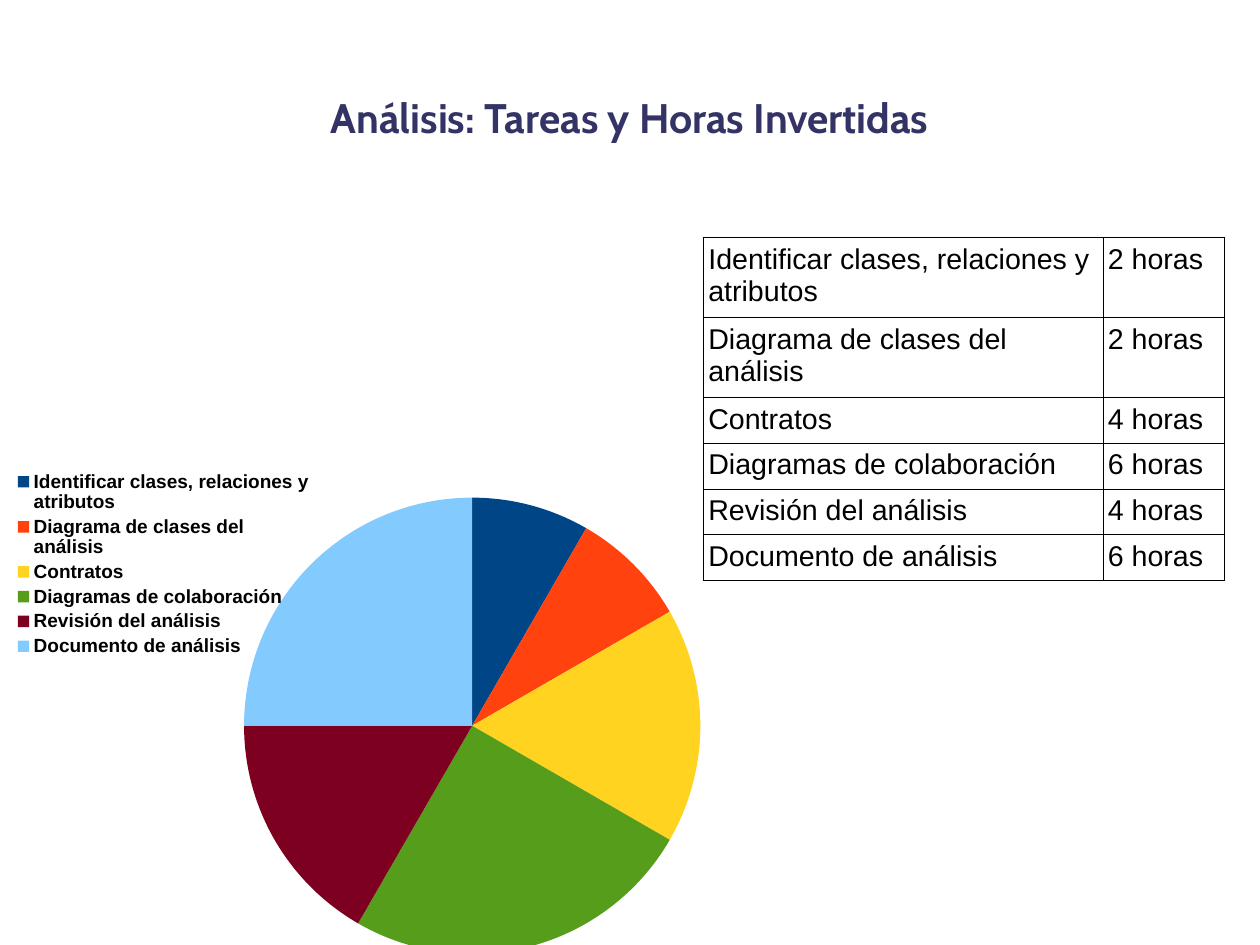
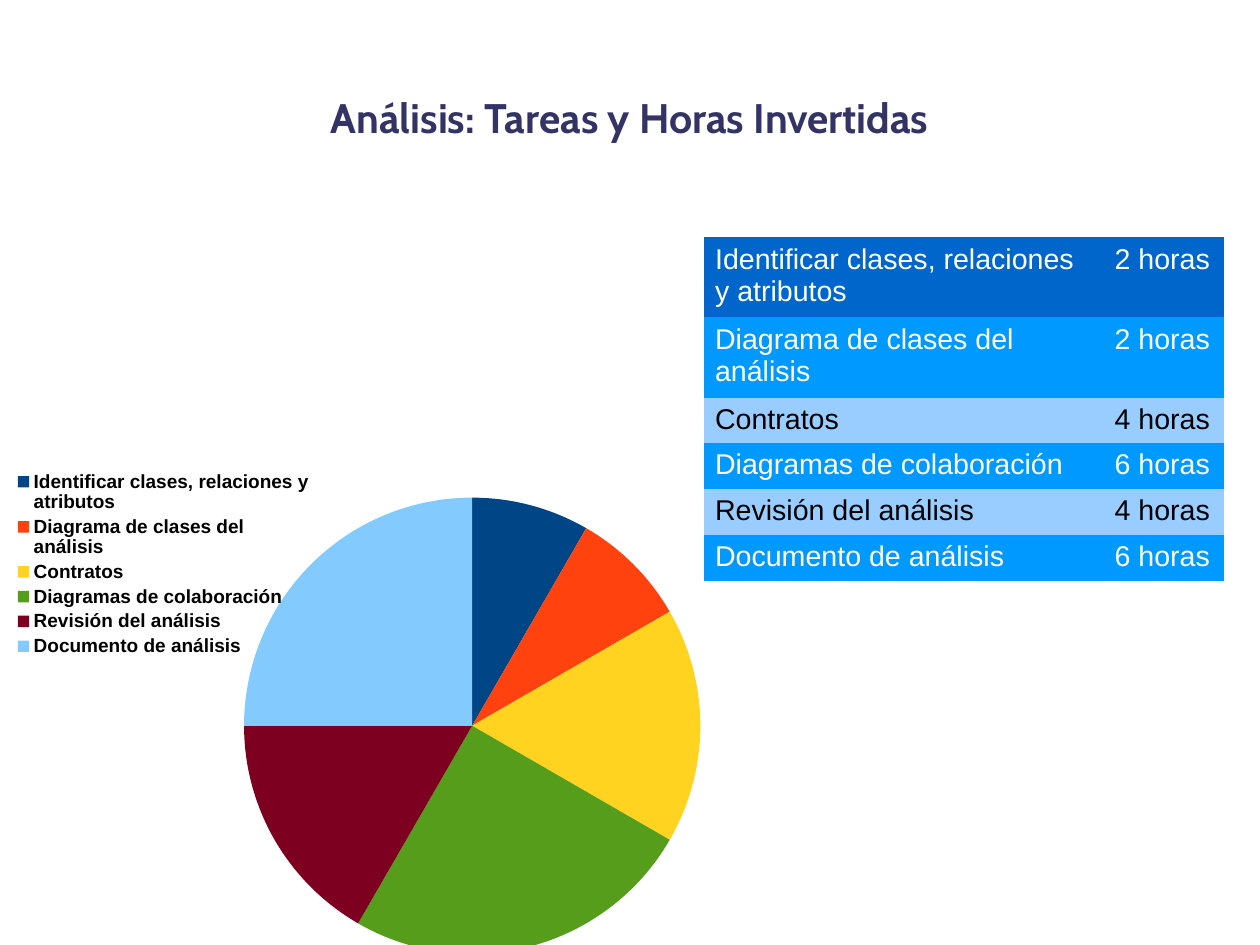
Before and after one commit to danoco78/touchteam, a slide deck: slide 12 of 1_iteracion/Planificación/Presentacion.odp. Drawn at 1260x945 pixels with LibreOffice and Linux fonts; fonts in the diff are those of the drawing; background and template pictures are left out. Boxes give left, top, right and bottom in pixels: in the first picture for what was removed or moved away, otherwise in the second. Text is boxed around its words. In the diff, an @@ line names an element or a change of style, - is before the commit and + after.

```diff
--- a/1_iteracion/Planificación/Presentacion.odp
+++ b/1_iteracion/Planificación/Presentacion.odp
@@ table at [704, 238, 1226, 571] @@
@@ fill none to #0066CC in row 1 @@
@@ fill none to #0099FF in 6 cells @@
@@ fill none to #99CCFF in 4 cells @@
@@ text colour #000000 to #FFFFFF in "Identificar clases, relaciones y atributos", "2 horas", "Diagrama de clases del análisis", "2 horas" and 4 more places @@
@@ borders changed @@
```
Also in this commit, not shown: 4 other slides changed, 16 slides added, 1 slide removed.
